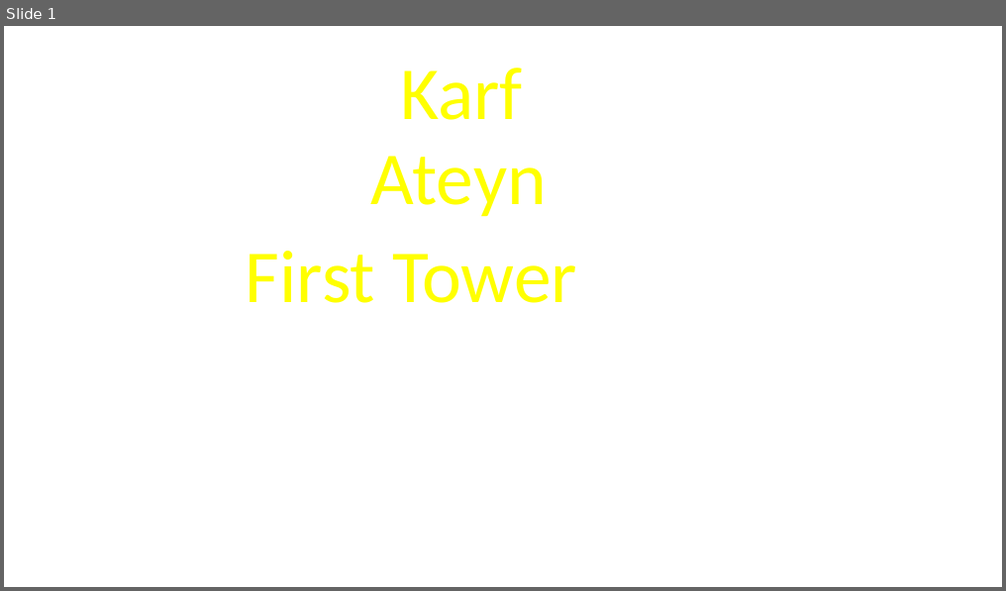
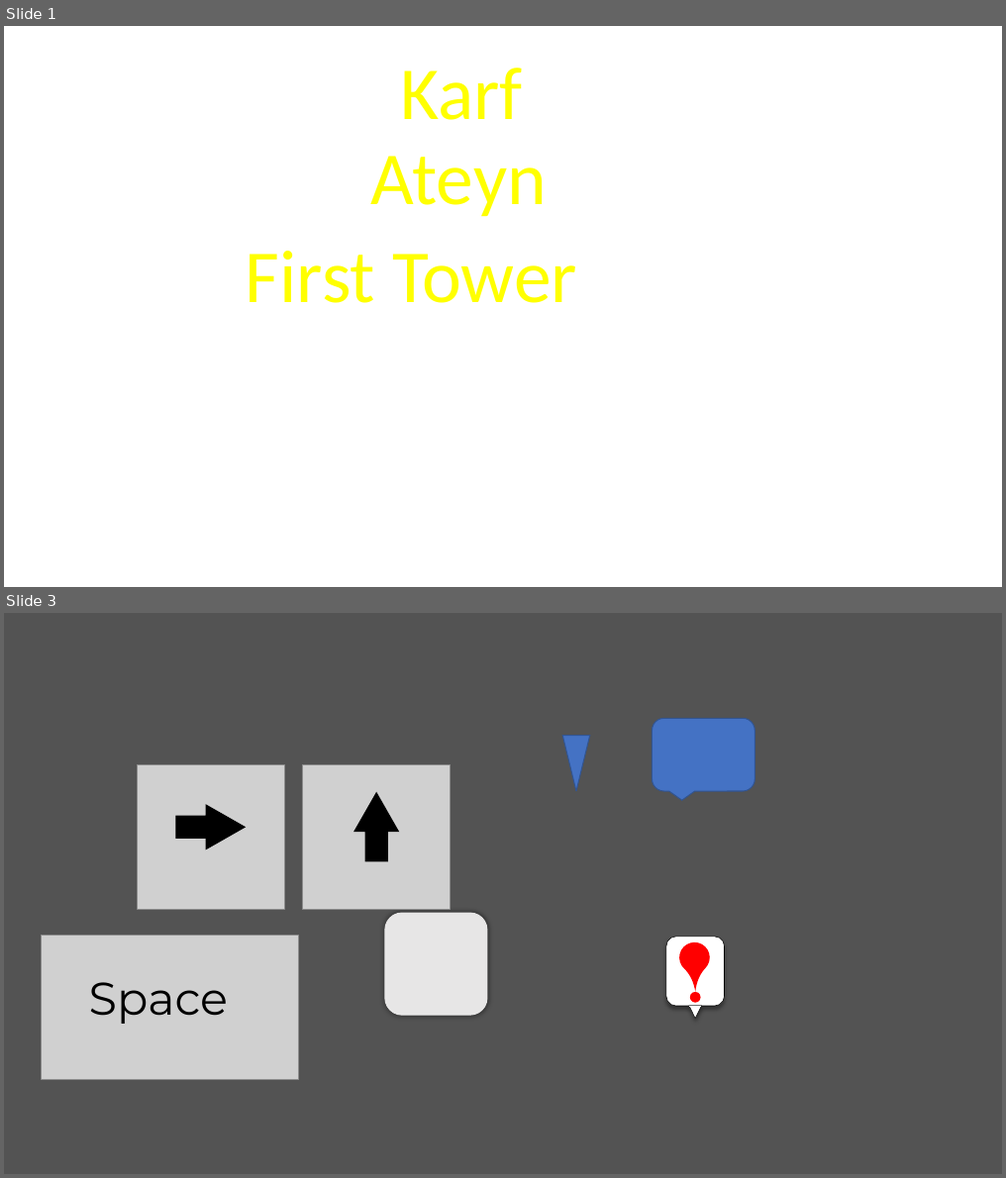
Before and after one commit to abenjaminov/FOG, a slide deck: Assets/Etc/Textures.pptx. Shown one above the other, each under a label of ours: slide 1 before the commit, slides 1 and 3 after it; the slides between them are not shown. The pictures are 1006x591 and 1006x1178 pixels, drawn with LibreOffice and Linux fonts; fonts in the diff are those of the drawing; grey boxes stand for pictures. Boxes give left, top, right and bottom in pixels: in the first picture for what was removed or moved away, otherwise in the second. Text is boxed around its words. In the diff, an @@ line names an element or a change of style, - is before the commit and + after.

```diff
--- a/Assets/Etc/Textures.pptx
+++ b/Assets/Etc/Textures.pptx
@@ slide 3 added at bbox=[4, 613, 1002, 1174], background #525252 @@
@@ rounded speech box added at bbox=[652, 719, 755, 792], fill #4472C4, outline #325491 1 pt @@
@@ triangle added at bbox=[562, 736, 589, 792], fill #4472C4, outline #325491 1 pt @@
@@ picture added at bbox=[137, 765, 284, 909] @@
@@ picture added at bbox=[303, 765, 450, 909] @@
@@ right arrow added at bbox=[176, 805, 245, 850], fill #000000, outline #000000 1 pt @@
@@ right arrow added at bbox=[354, 793, 399, 861], fill #000000, outline #000000 1 pt @@
@@ picture added at bbox=[42, 936, 299, 1080] @@
@@ rounded rectangle added at bbox=[385, 913, 487, 1015], fill #E7E6E6, outline #E7E6E6 1 pt @@
@@ rounded rectangle added at bbox=[666, 937, 724, 1006], fill #FFFFFF, outline #000000 0.5 pt @@
@@ teardrop added at bbox=[673, 936, 717, 979], fill #FF0000 @@
@@ text added at bbox=[89, 982, 228, 1024], 44 pt, text #000000 @@
+Space
@@ ellipse added at bbox=[690, 992, 700, 1003], fill #FF0000 @@
@@ triangle added at bbox=[689, 1006, 702, 1019], fill #FFFFFF, outline #000000 0.5 pt @@
@@ line added from (689, 1006) to (702, 1006), #FFFFFF 0.5 pt @@
```
Also in this commit, not shown: 1 slide removed, 17 other files.
